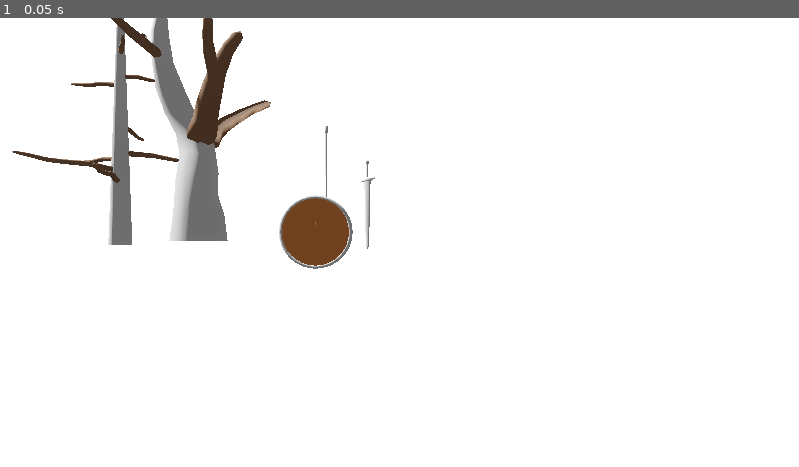
Above: before the commit, frame 1.
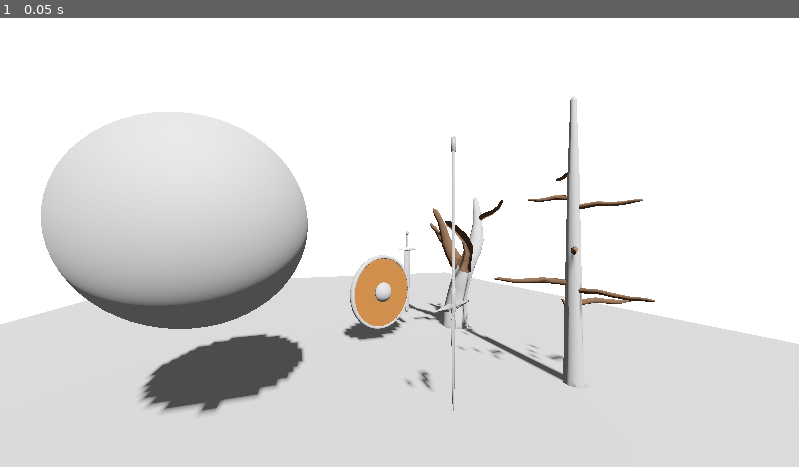
Above: after the commit, the same moment.

Repository: eldskald/godot4-cel-shader
Game: Godot game, scene res://sample-scene.tscn
The game is run twice, just before and just after one commit, with the same random seed, the same clock (stepped at 60 frames per second) and the same inputs. The project has no main scene, so this scene is started directly.
Inputs:
- Up to frame 1 (0.05 s): no input

The runs differ from the first frame. In frame 1, 53% of the frame differs, in the area x 0-100%, y 0-100%.

Commit message:
fix shadows and transparency

Diff:
--- a/src/materials/materials/glass1.tres
+++ b/src/materials/materials/glass1.tres
@@ -1,4 +1,4 @@
-[gd_resource type="ShaderMaterial" load_steps=3 format=3]
+[gd_resource type="ShaderMaterial" load_steps=3 format=3 uid="uid://badbu2vtbonxy"]
 
 [ext_resource type="Material" uid="uid://0qju63p01l1i" path="res://materials/outline-alpha.tres" id="1_bp6qv"]
 [ext_resource type="Shader" path="res://shaders/cel-shader-transp.gdshader" id="1_n4wg8"]
--- a/src/project.godot
+++ b/src/project.godot
@@ -24,19 +24,19 @@
 "type": "sampler2D",
 "value": ""
 }
-outline_width={
+outline_color={
+"type": "color",
+"value": Color(0, 0, 0, 1)
+}
+fresnel_smoothness={
 "type": "float",
-"value": 2.0
+"value": 0.05
 }
 specular_smoothness={
 "type": "float",
 "value": 0.05
 }
-fresnel_smoothness={
+outline_width={
 "type": "float",
-"value": 0.05
+"value": 4.0
 }
-outline_color={
-"type": "color",
-"value": Color(0, 0, 0, 1)
-}
--- a/src/sample-scene.tscn
+++ b/src/sample-scene.tscn
@@ -1,19 +1,24 @@
-[gd_scene load_steps=7 format=3 uid="uid://w4k1fp8lu7tr"]
+[gd_scene load_steps=10 format=3 uid="uid://w4k1fp8lu7tr"]
 
 [ext_resource type="PackedScene" uid="uid://dka531ojae3wn" path="res://models/nodes/dead-tree-1.tscn" id="4_7qvcg"]
 [ext_resource type="PackedScene" uid="uid://qhwe2yhkr5vk" path="res://models/nodes/polearm-1.tscn" id="4_qojxx"]
 [ext_resource type="PackedScene" uid="uid://haq2wm17svvb" path="res://models/nodes/dead-tree-2.tscn" id="5_lq7xb"]
 [ext_resource type="PackedScene" uid="uid://dh4ugcqrvgpdq" path="res://models/nodes/shield-1.tscn" id="5_yoddf"]
 [ext_resource type="PackedScene" uid="uid://x5u5qv4eorfh" path="res://models/nodes/sword-1.tscn" id="6_fnwlx"]
+[ext_resource type="Material" uid="uid://badbu2vtbonxy" path="res://materials/materials/glass1.tres" id="6_u7k6k"]
 
 [sub_resource type="Environment" id="Environment_5lahd"]
 ambient_light_source = 2
-ambient_light_color = Color(0.631373, 0.631373, 0.631373, 1)
+ambient_light_color = Color(0.470588, 0.470588, 0.470588, 1)
 tonemap_mode = 2
 glow_enabled = true
 glow_intensity = 1.0
 glow_strength = 0.6
 glow_blend_mode = 1
+
+[sub_resource type="PlaneMesh" id="PlaneMesh_epw7s"]
+
+[sub_resource type="SphereMesh" id="SphereMesh_07qo7"]
 
 [node name="Node3D" type="Node3D"]
 
@@ -21,24 +26,35 @@
 environment = SubResource("Environment_5lahd")
 
 [node name="DirectionalLight3D" type="DirectionalLight3D" parent="."]
-transform = Transform3D(1, 0, 0, 0, 0.605752, 0.795653, 0, -0.795653, 0.605752, 0, 1.67761, -0.672959)
+transform = Transform3D(1, 0, 0, 0, 0.662228, 0.749303, 0, -0.749303, 0.662228, 0.224601, 1.00613, -0.852877)
+light_indirect_energy = 0.0
 shadow_enabled = true
-sky_mode = 1
+directional_shadow_mode = 1
 
 [node name="Camera3D" type="Camera3D" parent="."]
-transform = Transform3D(-4.37114e-08, 0, 1, 0, 1, 0, -1, 0, -4.37114e-08, 3, 0, 0)
+transform = Transform3D(0.943049, 0, -0.332655, 0, 1, 0, 0.332655, 0, 0.943049, -0.572528, 0.704281, 3.49133)
+current = true
 
 [node name="dead-tree-1" parent="." instance=ExtResource("4_7qvcg")]
-transform = Transform3D(1, 0, 0, 0, 1, 0, 0, 0, 1, 1.22033, 0, 1.18658)
+transform = Transform3D(0.347574, 0, 0.937653, 0, 1, 0, -0.937653, 0, 0.347574, 1.04651, -0.214257, 0.673103)
 
 [node name="dead-tree-2" parent="." instance=ExtResource("5_lq7xb")]
-transform = Transform3D(1, 0, 0, 0, 1, 0, 0, 0, 1, 0.9, 0, 2)
+transform = Transform3D(0.951584, 0, 0.30739, 0, 1, 0, -0.30739, 0, 0.951584, 1.1079, -0.197693, 2.08747)
 
 [node name="sword-1" parent="." instance=ExtResource("6_fnwlx")]
-transform = Transform3D(-0.722871, 0, 0.690983, 0, 1, 0, -0.690983, 0, -0.722871, 0.051526, 0.157339, 0.323299)
+transform = Transform3D(-0.200907, 0, 0.97961, 0, 1, 0, -0.97961, 0, -0.200907, 0.575161, 0.157339, 0.488979)
 
 [node name="polearm-1" parent="." instance=ExtResource("4_qojxx")]
-transform = Transform3D(1, 0, 0, 0, 1, 0, 0, 0, 1, -0.2, 0, 0.8)
+transform = Transform3D(-0.503262, 0, 0.864134, 0, 1, 0, -0.864134, 0, -0.503262, 0.225736, 0, 2.10127)
 
 [node name="shield-1" parent="." instance=ExtResource("5_yoddf")]
-transform = Transform3D(1, 0, 0, 0, 1, 0, 0, 0, 1, 0.2, 0, 0.8)
+transform = Transform3D(-0.379747, 0, 0.925091, 0, 1, 0, -0.925091, 0, -0.379747, 0.2, 0.132911, 0.8)
+
+[node name="MeshInstance3D" type="MeshInstance3D" parent="."]
+transform = Transform3D(3.65, 0, 0, 0, 1, 0, 0, 0, 4.4, 0, -0.2, 0)
+mesh = SubResource("PlaneMesh_epw7s")
+
+[node name="MeshInstance3D2" type="MeshInstance3D" parent="."]
+transform = Transform3D(0.319687, 0, -0.947523, 0, 1, 0, 0.947523, 0, 0.319687, -1.01266, 0.8, 1.80999)
+mesh = SubResource("SphereMesh_07qo7")
+surface_material_override/0 = ExtResource("6_u7k6k")
--- a/src/shaders/cel-shader-aniso.gdshader
+++ b/src/shaders/cel-shader-aniso.gdshader
@@ -11,7 +11,7 @@
 #define USE_REFRACTION 0
 
 #if USE_ALPHA
-render_mode depth_draw_never;
+render_mode depth_draw_always;
 #endif
 
 #include "includes/base-cel-shader.gdshaderinc"
--- a/src/shaders/cel-shader-base.gdshader
+++ b/src/shaders/cel-shader-base.gdshader
@@ -11,7 +11,7 @@
 #define USE_REFRACTION 0
 
 #if USE_ALPHA
-render_mode depth_draw_never;
+render_mode depth_draw_always;
 #endif
 
 #include "includes/base-cel-shader.gdshaderinc"
--- a/src/shaders/cel-shader-transp.gdshader
+++ b/src/shaders/cel-shader-transp.gdshader
@@ -11,7 +11,7 @@
 #define USE_REFRACTION 0
 
 #if USE_ALPHA
-render_mode depth_draw_never;
+render_mode depth_draw_always;
 #endif
 
 #include "includes/base-cel-shader.gdshaderinc"
--- a/src/shaders/outline-alpha.gdshader
+++ b/src/shaders/outline-alpha.gdshader
@@ -3,9 +3,9 @@
 #define USE_ALPHA 1
 
 #if USE_ALPHA
-render_mode cull_front, unshaded, depth_draw_never;
+render_mode cull_front, unshaded, depth_draw_never, shadows_disabled;
 #else
-render_mode cull_front, unshaded;
+render_mode cull_front, unshaded, depth_draw_never, shadows_disabled;
 #endif
 
 global uniform vec4 outline_color;
@@ -14,8 +14,7 @@
 void vertex() {
 	vec4 clip_position =
 			PROJECTION_MATRIX *
-			MODELVIEW_MATRIX *
-			vec4(VERTEX, 1.0);
+			(MODELVIEW_MATRIX * vec4(VERTEX, 1.0));
 	vec3 clip_normal =
 			mat3(PROJECTION_MATRIX) *
 			(mat3(MODELVIEW_MATRIX) * NORMAL);
@@ -23,7 +22,7 @@
 			normalize(clip_normal.xy) /
 			VIEWPORT_SIZE *
 			clip_position.w *
-			outline_width * 2.0;
+			outline_width;
 	POSITION = clip_position;
 }
 
--- a/src/shaders/outline.gdshader
+++ b/src/shaders/outline.gdshader
@@ -3,9 +3,9 @@
 #define USE_ALPHA 0
 
 #if USE_ALPHA
-render_mode cull_front, unshaded, depth_draw_never;
+render_mode cull_front, unshaded, depth_draw_never, shadows_disabled;
 #else
-render_mode cull_front, unshaded;
+render_mode cull_front, unshaded, depth_draw_never, shadows_disabled;
 #endif
 
 global uniform vec4 outline_color;
@@ -14,8 +14,7 @@
 void vertex() {
 	vec4 clip_position =
 			PROJECTION_MATRIX *
-			MODELVIEW_MATRIX *
-			vec4(VERTEX, 1.0);
+			(MODELVIEW_MATRIX * vec4(VERTEX, 1.0));
 	vec3 clip_normal =
 			mat3(PROJECTION_MATRIX) *
 			(mat3(MODELVIEW_MATRIX) * NORMAL);
@@ -23,10 +22,13 @@
 			normalize(clip_normal.xy) /
 			VIEWPORT_SIZE *
 			clip_position.w *
-			outline_width * 2.0;
+			outline_width;
 	POSITION = clip_position;
 }
 
 void fragment() {
 	ALBEDO = outline_color.rgb;
+#if USE_ALPHA
+	ALPHA = 1.0;
+#endif
 }
Binary file changed: src/models/models/dead-tree-1.glb
